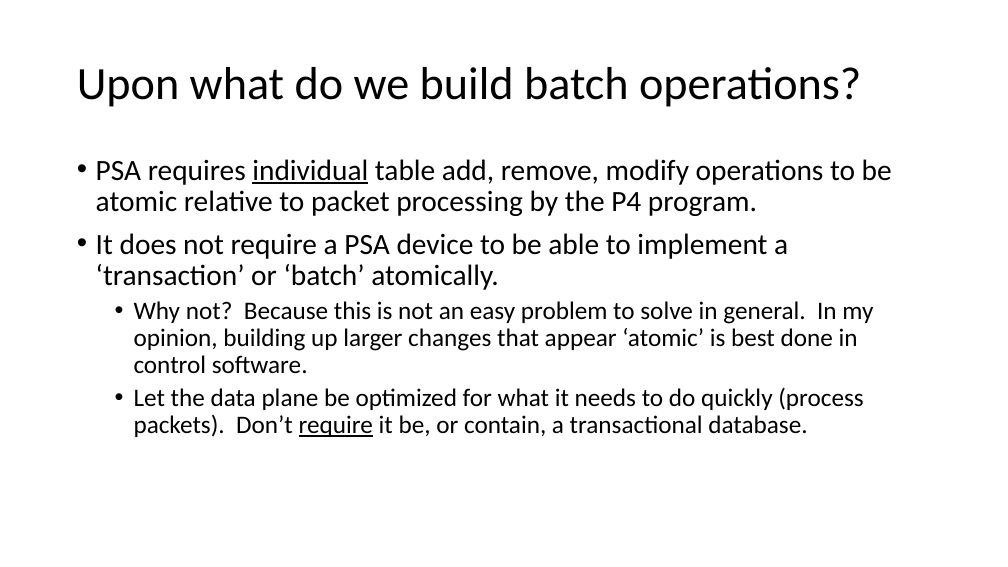
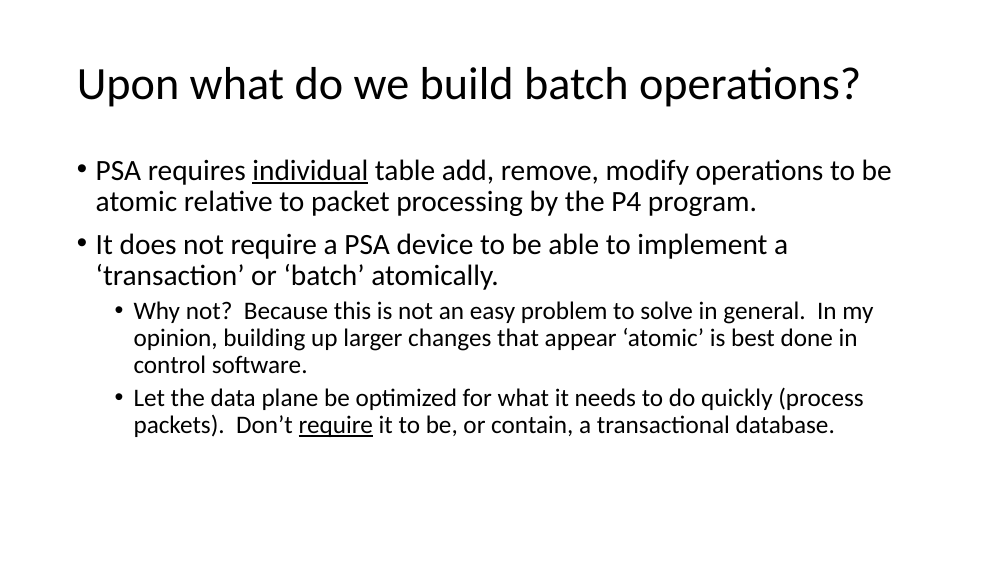
Before and after one commit to jafingerhut/p4-guide, a slide deck: slide 2 of docs/p4runtime api batch operations.pptx. Drawn at 1008x567 pixels with LibreOffice and Linux fonts; fonts in the diff are those of the drawing. Boxes give left, top, right and bottom in pixels: in the first picture for what was removed or moved away, otherwise in the second. Text is boxed around its words. In the diff, an @@ line names an element or a change of style, - is before the commit and + after.

Commit message:
Add example of atomic batch operation for ACLs

```diff
--- a/docs/p4runtime api batch operations.pptx
+++ b/docs/p4runtime api batch operations.pptx
@@ text at (134, 387, 863, 437): text changed @@
-  • Let the data plane be optimized for what it needs to do quickly (process packets). Don’t require it be, or contain, a transactional database.
+  • Let the data plane be optimized for what it needs to do quickly (process packets). Don’t require it to be, or contain, a transactional database.
```
Also in this commit, not shown: 4 other slides changed, 5 slides added.
